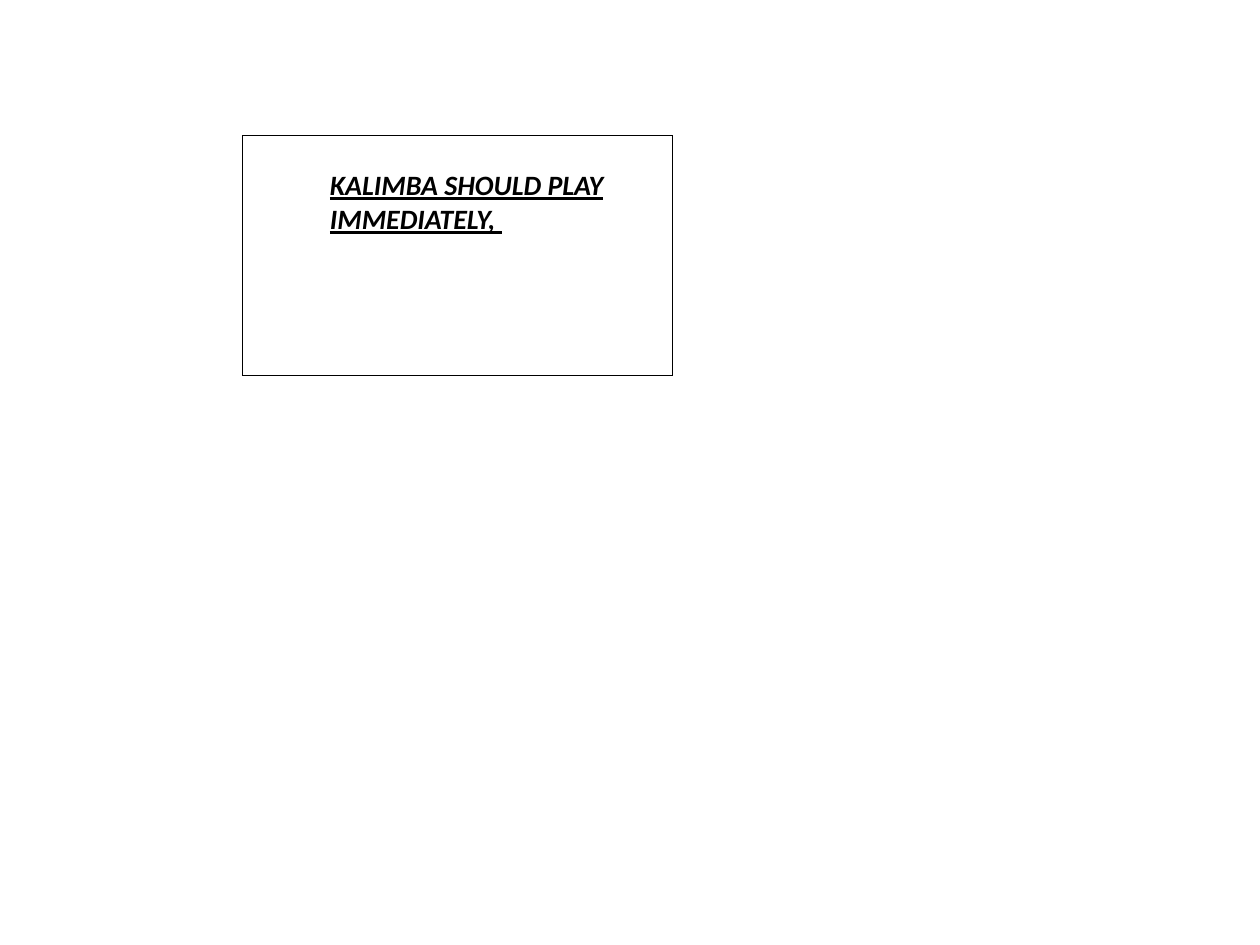
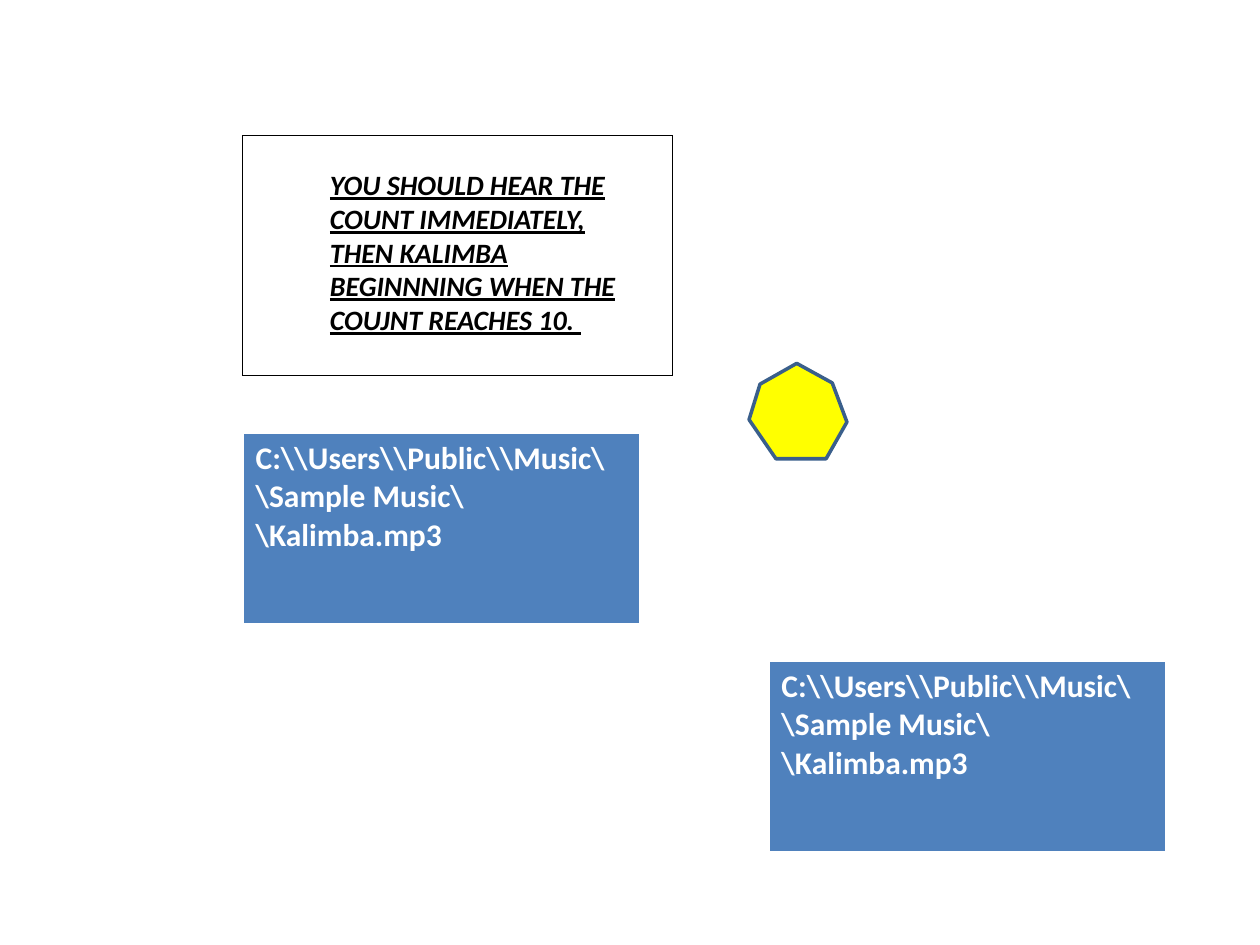
Before and after one commit to D6Digital/SWENGFrame, a slide deck: slide 9 of github resources/GUITEST.pptm. Drawn at 1260x945 pixels with LibreOffice and Linux fonts; fonts in the diff are those of the drawing. Boxes give left, top, right and bottom in pixels: in the first picture for what was removed or moved away, otherwise in the second. Text is boxed around its words. In the diff, an @@ line names an element or a change of style, - is before the commit and + after.

```diff
--- a/github resources/GUITEST.pptm
+++ b/github resources/GUITEST.pptm
@@ text at [330,176,615,335]: text changed @@
-KALIMBA SHOULD PLAY IMMEDIATELY,
+YOU SHOULD HEAR THE COUNT IMMEDIATELY, THEN KALIMBA BEGINNNING WHEN THE COUJNT REACHES 10.
@@ freeform shape added at [748,363,847,459], fill #FFFF00, outline #3A5F8C 2 pt @@
@@ table added at [243,433,640,625], 1 rows, 1 columns @@
+C:\\Users\\Public\\Music\\Sample Music\\Kalimba.mp3
@@ table added at [769,662,1166,853], 1 rows, 1 columns @@
+C:\\Users\\Public\\Music\\Sample Music\\Kalimba.mp3
```
Also in this commit, not shown: 3 other files.
